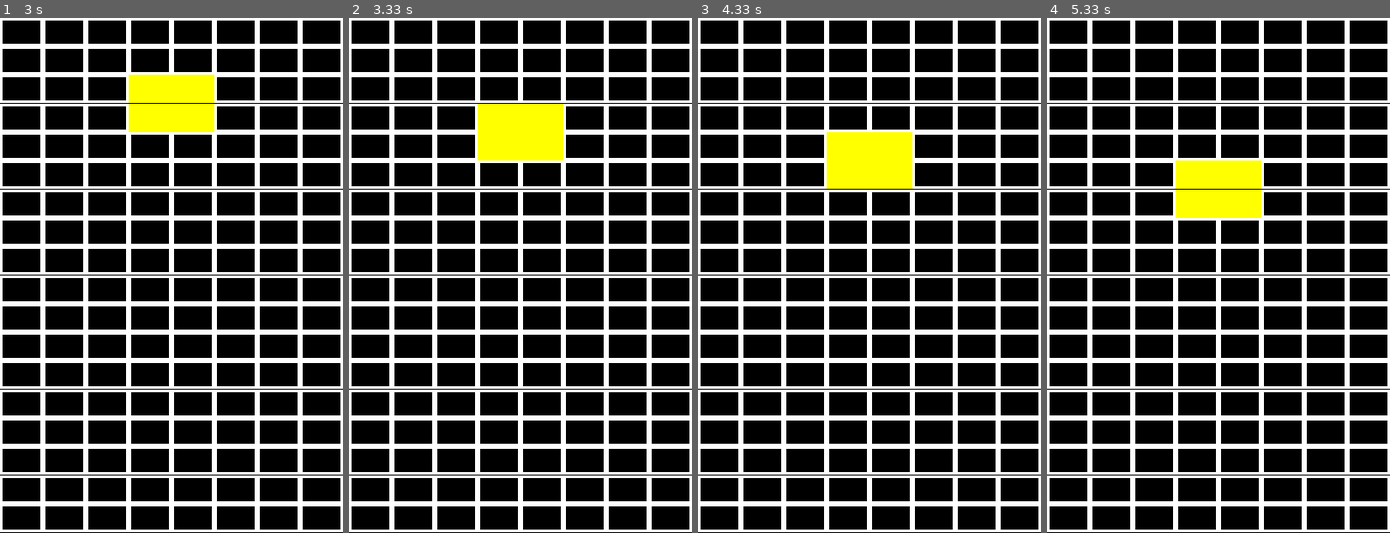
Above: before the commit, frames 1-4 (left to right).
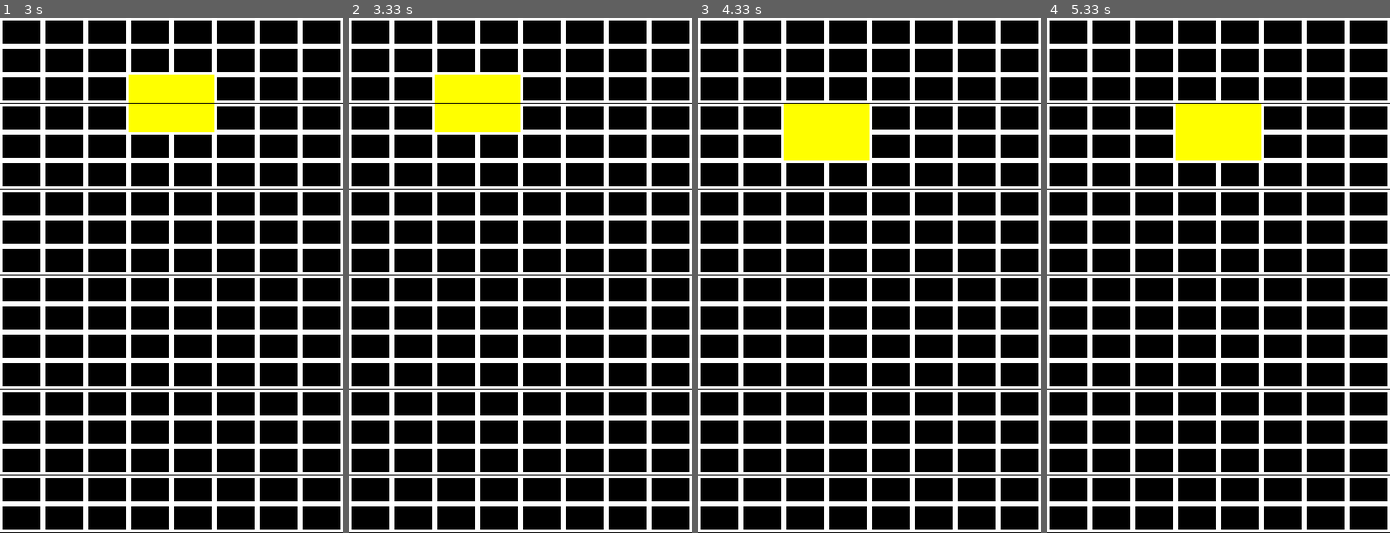
Above: after the commit, the same moments.

Repository: cadgo/python
Game: pygame game, started from pygame/cdte3.py
Two runs of this game, one before a commit and one after it. Both use one fixed random seed, a clock stepped at 60 frames per second and the inputs below.
Inputs:
- Up to frame 1 (3 s): hold W 0.83-1.3 s; hold A 1.83-2.37 s
- Up to frame 2 (3.33 s): no input
- Up to frame 3 (4.33 s): hold D from 3.83 s (still down)
- Up to frame 4 (5.33 s): release D at 4.6 s

Frame 1 is identical in both runs. In frame 2, 4.1% of the frame differs, in the area x 25-63%, y 11-28%; in frame 3, 4.1%; in frame 4, 5.5%, in the area x 37-63%, y 16-39%.

Commit message:
try to rotate

Diff:
--- a/pygame/cdte3.py
+++ b/pygame/cdte3.py
@@ -1,5 +1,6 @@
 import pygame
 from random import randint
+from copy import deepcopy
 
 global_screen_width = 400
 global_screen_heigth = 600
@@ -22,12 +23,11 @@
     def UpdateFigure(self, movement = 'Down'):
         global FigureFalling
         newposition = []
+        print('movement ', movement)
         cc=None
-        #value = self.CFigure.CurrPosition[self.CFigure.FiGLength-1][0]
-        value=self.CFigure.CurrPosition[-1][0]
-        print("Value ", value)
-        print("Current ", self.CFigure.CurrPosition)
+        #value = self.CFigure.CurrPosition[self.C   Figure.FiGLength-1][0])
         if movement == 'Down':
+            value = self.CFigure.CurrPosition[-1][0]
             if value < self.Matrix_Hiegth-1:
                 for ex in range(len(self.CFigure.CurrPosition)):
                     #print("ex", ex, "figure", self.CFigure.CurrPosition)
@@ -47,6 +47,34 @@
             else:
                 print("Deja de Caer")
                 FigureFalling = False
+        if movement == 'left':
+            print("movemos a la izq")
+            print("Current figure ", self.CFigure.CurrPosition)
+            for ex in range(len(self.CFigure.CurrPosition)):
+                # print("ex", ex, "figure", self.CFigure.CurrPosition)
+                self.grid[self.CFigure.CurrPosition[ex][0]][self.CFigure.CurrPosition[ex][1]] = 0
+                # Una vez que se borra la figura anterior se usa current position mas 1 para actualizar la figura
+            for ex in range(len(self.CFigure.CurrPosition)):
+                if self.grid[self.CFigure.CurrPosition[ex][0]][self.CFigure.CurrPosition[ex][1]-1] != 1:
+                    newposition.append([self.CFigure.CurrPosition[ex][0], self.CFigure.CurrPosition[ex][1]-1])
+            print("newposition ", newposition)
+            self.CFigure.CurrPosition = newposition
+            for ex in range(len(self.CFigure.CurrPosition)):
+                self.grid[self.CFigure.CurrPosition[ex][0]][self.CFigure.CurrPosition[ex][1]] = 1
+        if movement == 'right':
+            print("Movemos a la derecha")
+            print("Current figure ", self.CFigure.CurrPosition)
+            for ex in range(len(self.CFigure.CurrPosition)):
+                # print("ex", ex, "figure", self.CFigure.CurrPosition)
+                self.grid[self.CFigure.CurrPosition[ex][0]][self.CFigure.CurrPosition[ex][1]] = 0
+                # Una vez que se borra la figura anterior se usa current position mas 1 para actualizar la figura
+            for ex in range(len(self.CFigure.CurrPosition)):
+                if self.grid[self.CFigure.CurrPosition[ex][0]][self.CFigure.CurrPosition[ex][1]+1] != 1:
+                    newposition.append([self.CFigure.CurrPosition[ex][0], self.CFigure.CurrPosition[ex][1]+1])
+            print("newposition ", newposition)
+            self.CFigure.CurrPosition = newposition
+            for ex in range(len(self.CFigure.CurrPosition)):
+                self.grid[self.CFigure.CurrPosition[ex][0]][self.CFigure.CurrPosition[ex][1]] = 1
 
     def __FigChooser(self):
         cf = {0: Square(), 1: ZBar(), 2: Bar(), 3: LBar()}
@@ -110,8 +138,14 @@
     def TurnLeft(self):
         """Turn Left"""
 
-    def TurnUp(self):
+
+    def TurnRigth(self):
         """Turn UP"""
+        piece_copy = deepcopy(self.CurrPosition)
+        reverse_piece = piece_copy[::-1]
+        print(reverse_piece)
+        self.CurrPosition = reverse_piece
+
 
 class Square(Figure):
     FigureName = "square"
@@ -120,6 +154,12 @@
         self.MFigure = [[1,1],
                         [1,1]]
         self.FiGLength = len(self.MFigure)
+
+    def TurnLeft(self):
+        return
+
+    def TurnRigth(self):
+        return
 
 class ZBar(Figure):
     FigureName = "zbar"
@@ -155,19 +195,39 @@
     win = pygame.display.set_mode((global_screen_width, global_screen_heigth))
     Grid = TetrisGrid(win,TetrisWidht, TetrisHeight)
     GameRuning = True
+    move = "down"
 
     while(GameRuning):
         win.fill((0, 0, 0))
         for event in pygame.event.get():
             if event.type == pygame.QUIT:
                 GameRuning = False
+            if event.type == pygame.KEYDOWN:
+                if event.key == pygame.K_a:
+                    print("presionamos a")
+                    move = 'left'
+                if event.key == pygame.K_d:
+                    move = 'right'
+                    print("presionamos d")
+                if event.key == pygame.K_w:
+                    print('rotate')
+                    print(Grid.CFigure.CurrPosition)
+                    print(Grid.CFigure.TurnRigth())
         if FigureFalling == False:
             Grid.StartFigure()
             FigureFalling = True
         elif FigureFalling == True:
             #La figura cae hay que moverla a abajo
             pygame.time.delay(1000)
-            Grid.UpdateFigure()
+            if move == 'left':
+                Grid.UpdateFigure(move)
+                move = "down"
+            elif move == 'right':
+                Grid.UpdateFigure(move)
+                move = "down"
+            elif move == 'down':
+                Grid.UpdateFigure()
+                move='down'
         Grid.UpdateGrid(global_screen_width, global_screen_heigth)
         pygame.display.update()
 
